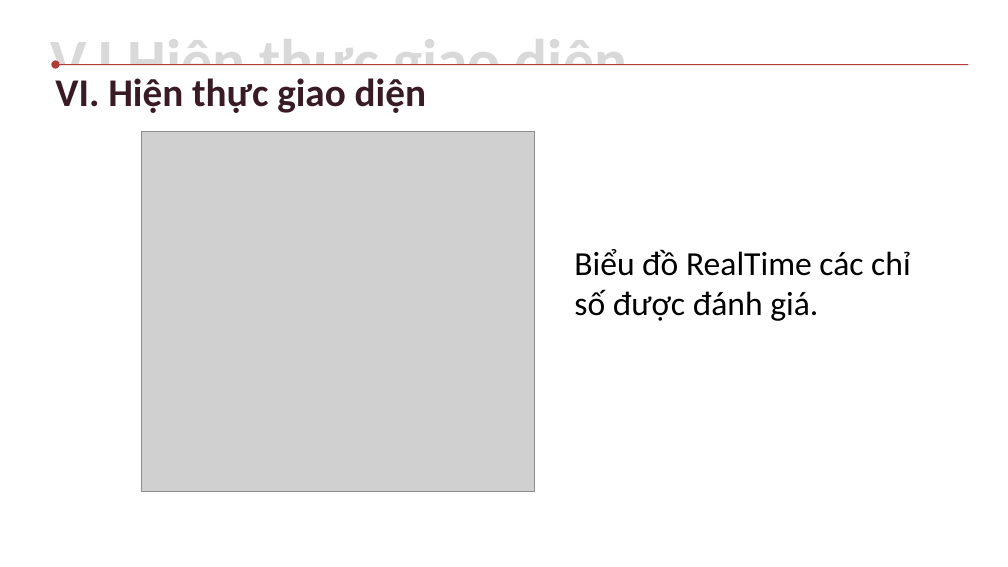
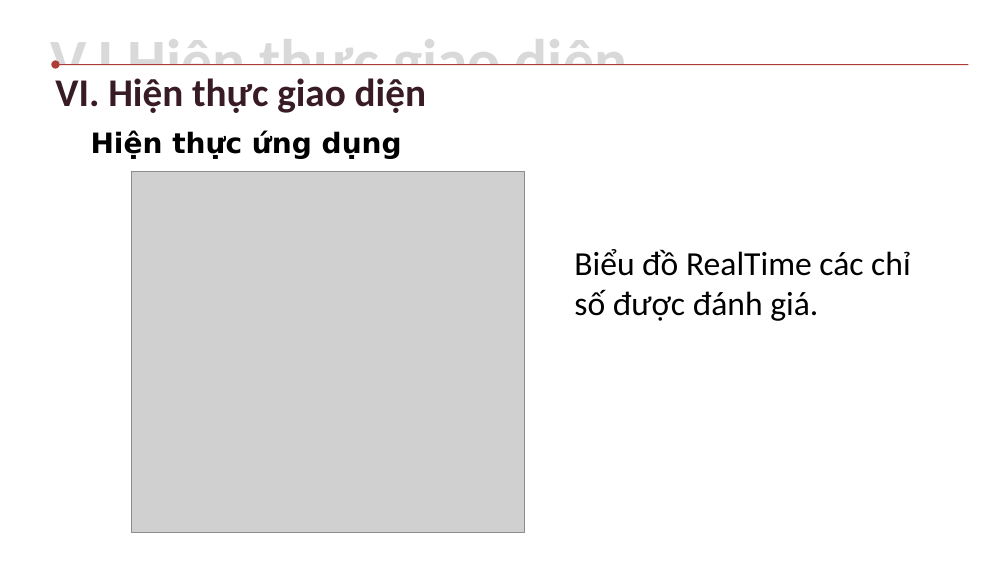
Before and after one commit to huynhnguyenv2/luanvan2019, a slide deck: slide 11 of Presentation.pptx (slide 9 before the commit). Drawn at 1008x567 pixels with LibreOffice and Linux fonts; fonts in the diff are those of the drawing; grey boxes stand for pictures. Boxes give left, top, right and bottom in pixels: in the first picture for what was removed or moved away, otherwise in the second. Text is boxed around its words. In the diff, an @@ line names an element or a change of style, - is before the commit and + after.

```diff
--- a/Presentation.pptx
+++ b/Presentation.pptx
@@ text added at [91,131,402,159], 20 pt, text #000000, bold @@
+Hiện thực ứng dụng
@@ picture: place and size @@
-picture at [141,131,534,492]
+picture at [131,171,524,532]
```
Also in this commit, not shown: 9 other slides changed, 8 slides added, 15 other files.
